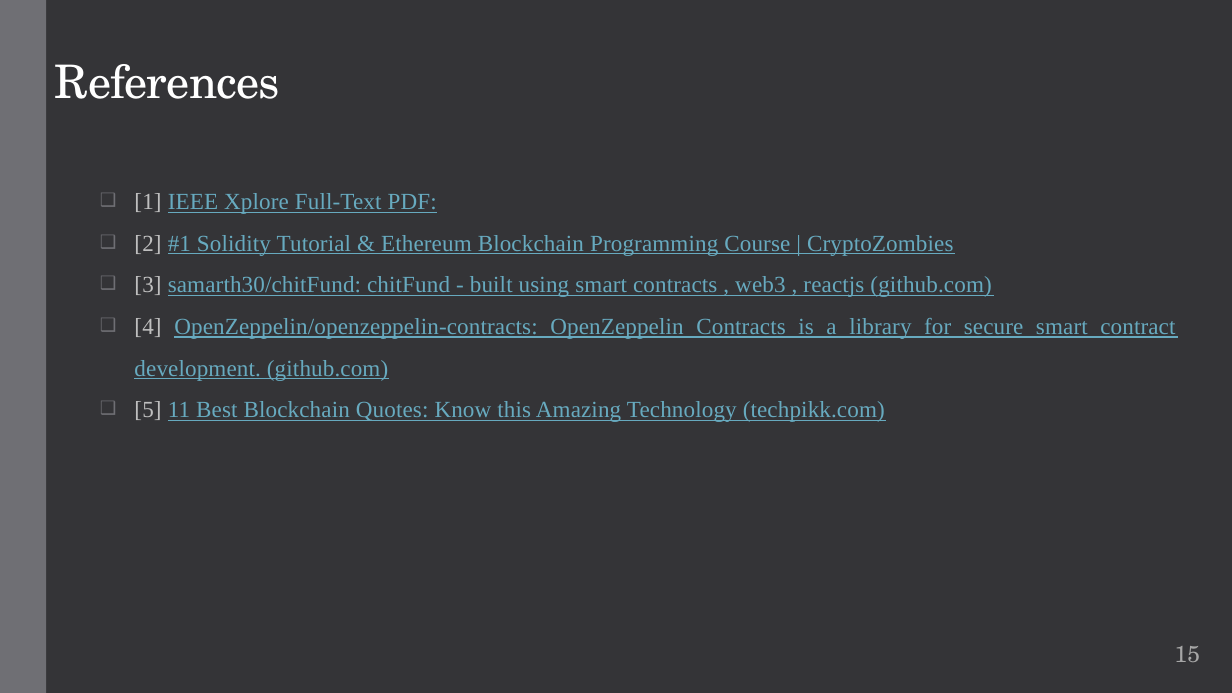
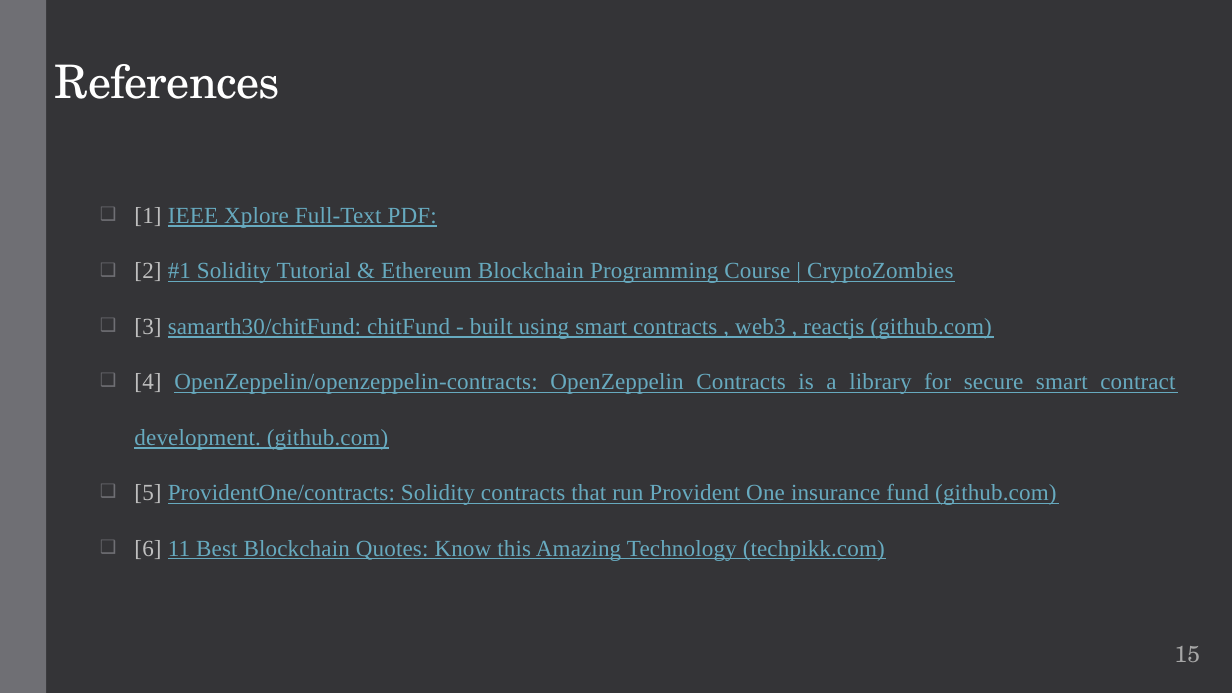
Before and after one commit to go2kiran/ICS-690, a slide deck: slide 15 of Kiran/WhitePaper_Blockchain_presentation_Kiran.pptx. Drawn at 1232x693 pixels with LibreOffice and Linux fonts; fonts in the diff are those of the drawing. Boxes give left, top, right and bottom in pixels: in the first picture for what was removed or moved away, otherwise in the second. Text is boxed around its words. In the diff, an @@ line names an element or a change of style, - is before the commit and + after.

```diff
--- a/Kiran/WhitePaper_Blockchain_presentation_Kiran.pptx
+++ b/Kiran/WhitePaper_Blockchain_presentation_Kiran.pptx
@@ subtitle at <box>134,207,1175,450</box>: line spacing 1.5 to 2 @@
@@ subtitle at <box>134,484,1056,561</box>: text changed @@
-❑ [5] 11 Best Blockchain Quotes: Know this Amazing Technology (techpikk.com)
+❑ [5] ProvidentOne/contracts: Solidity contracts that run Provident One insurance fund (github.com)
+❑ [6] 11 Best Blockchain Quotes: Know this Amazing Technology (techpikk.com)
```
Also in this commit, not shown: 1 other file.
